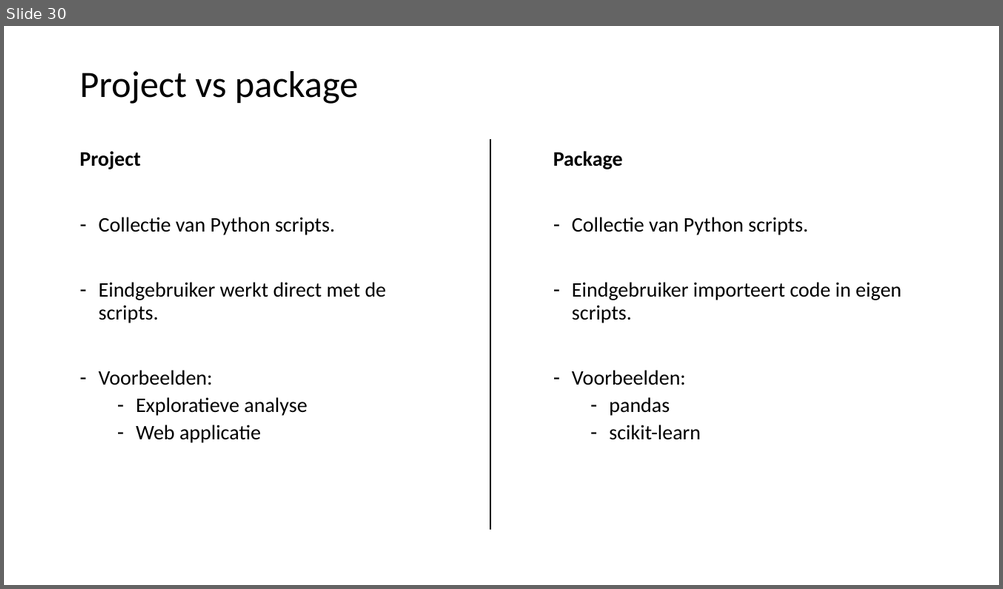
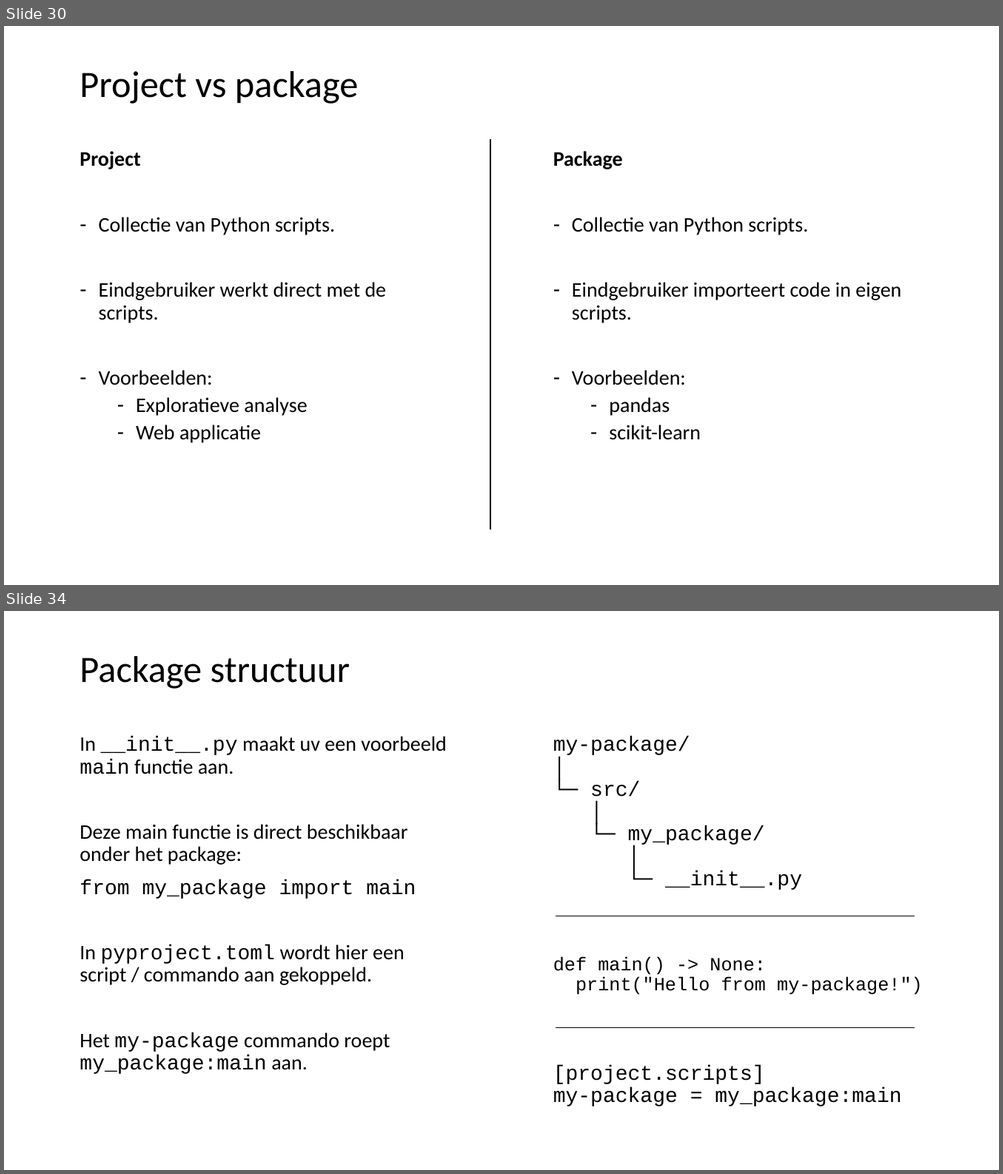
Before and after one commit to LFKoning/knowledge-sharing, a slide deck: python_course_4p/1_venv_package/1_venv_package.pptx. Shown one above the other, each under a label of ours: slide 30 before the commit, slides 30 and 34 after it; the slides between them are not shown. The pictures are 1003x589 and 1003x1174 pixels, drawn with LibreOffice and Linux fonts; fonts in the diff are those of the drawing. Boxes give left, top, right and bottom in pixels: in the first picture for what was removed or moved away, otherwise in the second. Text is boxed around its words. In the diff, an @@ line names an element or a change of style, - is before the commit and + after.

```diff
--- a/python_course_4p/1_venv_package/1_venv_package.pptx
+++ b/python_course_4p/1_venv_package/1_venv_package.pptx
@@ slide 34 added at bbox=[4, 611, 999, 1170], background #FFFFFF @@
@@ title added at bbox=[79, 656, 350, 689], 36 pt, text #000000 @@
+Package structuur
@@ text added at bbox=[79, 736, 447, 1074], 20 pt, text #000000 @@
+In __init__.py maakt uv een voorbeeld main functie aan.
+Deze main functie is direct beschikbaar onder het package:
+from my_package import main
+In pyproject.toml wordt hier een script / commando aan gekoppeld.
+Het my-package commando roept my_package:main aan.
@@ text added at bbox=[553, 736, 922, 1107], 20 pt, text #000000 @@
+my-package/
+│
+└─ src/
+│
+└─ my_package/
+│
+└─ __init__.py
+def main() -> None:
+print("Hello from my-package!")
+[project.scripts]
+my-package = my_package:main
@@ line added from (555, 916) to (915, 916), #000000 1 pt @@
@@ line added from (555, 1028) to (915, 1028), #000000 1 pt @@
```
Also in this commit, not shown: 6 slides changed, 11 other slides added, 2 slides removed, 2 other files.
